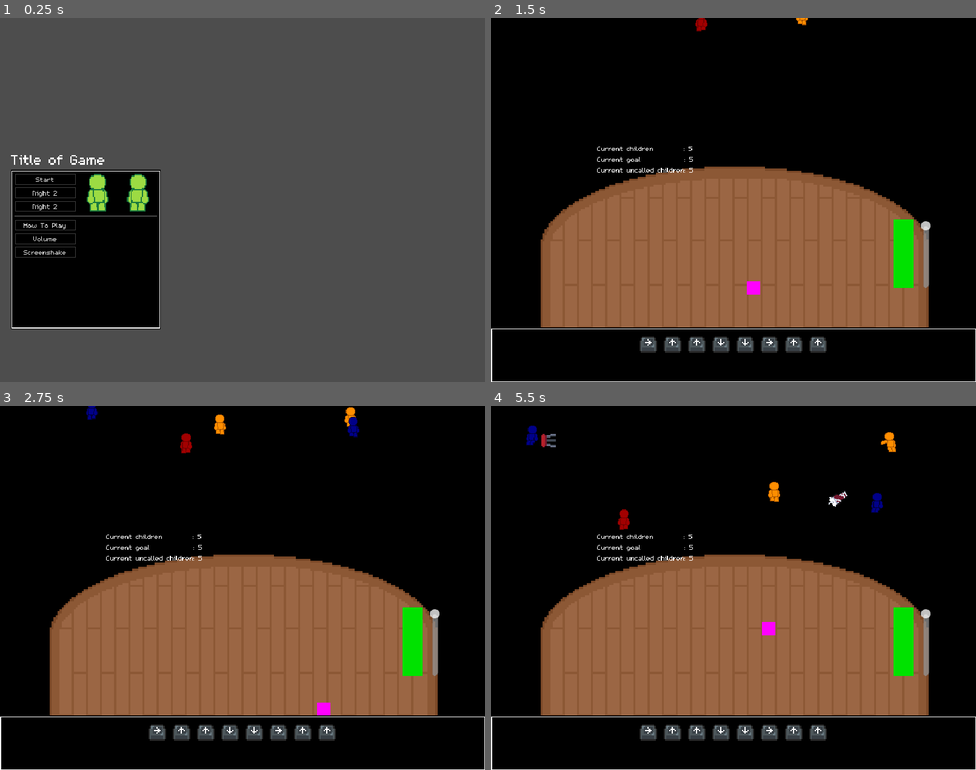
Above: before the commit, frames 1-4 (two rows, left to right).
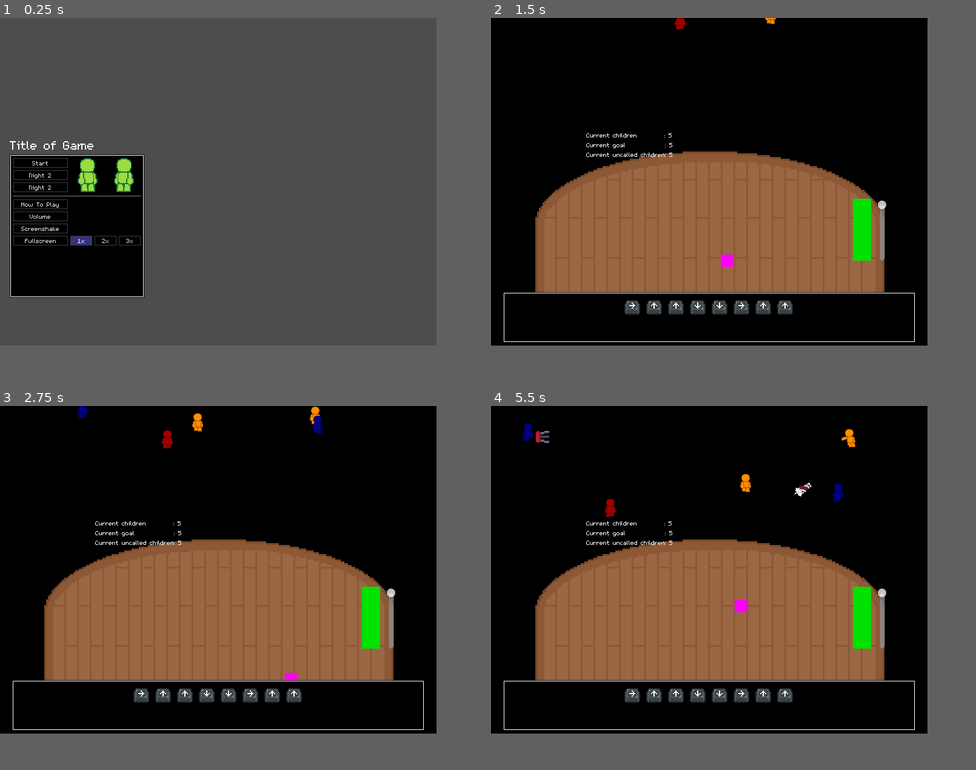
Above: after the commit, the same moments.

Repository: InRe-Dan/MiniJameGam34
Game: Godot game, scene res://menus/main_menu.tscn
Two runs of this game, one before a commit and one after it. Both use one fixed random seed, a clock stepped at 60 frames per second and the inputs below.
Inputs:
- Up to frame 1 (0.25 s): no input
- Up to frame 2 (1.5 s): click "Night 2" at 0.5 s; tap Enter at 1.25 s; hold D (move_right) from 1.28 s (still down)
- Up to frame 3 (2.75 s): release D (move_right) at 2.03 s; hold S (move_down) from 2.03 s (still down)
- Up to frame 4 (5.5 s): release S (move_down) at 2.78 s; hold D (move_right) 2.78-3.53 s; hold W (move_up) 3.53-4.28 s; hold A (move_left) from 4.28 s (still down)
In our replay, the window is 800x600 before the commit and 720x540 after it. These sizes can differ from the game's own. Grey fills any space a smaller window leaves; there, only what the larger window draws over its background counts as a difference.

The runs differ from the first frame. In frame 1, 7.3% of the frame differs, in the area x 2-34%, y 33-86%; in frame 2, 16%; in frame 3, 17%; in frame 4, 17%, in the area x 0-100%, y 4-100%.

Commit message:
Added scaling options

Diff:
--- a/Main/main.tscn
+++ b/Main/main.tscn
@@ -192,29 +192,32 @@
 
 [node name="JokeSystem" type="Node" parent="." node_paths=PackedStringArray("keypress_prompt_container", "dialogue_container")]
 script = ExtResource("3_wbmed")
-keypress_prompt_container = NodePath("CenterContainer/VBoxContainer/PromptContainer")
-dialogue_container = NodePath("CenterContainer/VBoxContainer/DialogueContainer")
-
-[node name="CenterContainer" type="MarginContainer" parent="JokeSystem"]
-offset_left = -5.0
-offset_top = 455.0
-offset_right = 725.0
-offset_bottom = 545.0
-
-[node name="Panel" type="Panel" parent="JokeSystem/CenterContainer"]
+keypress_prompt_container = NodePath("MarginContainer/VBoxContainer/PromptContainer")
+dialogue_container = NodePath("MarginContainer/VBoxContainer/DialogueContainer")
+
+[node name="MarginContainer" type="MarginContainer" parent="JokeSystem"]
+offset_top = 447.0
+offset_right = 720.0
+offset_bottom = 540.0
+theme_override_constants/margin_left = 20
+theme_override_constants/margin_top = 5
+theme_override_constants/margin_right = 20
+theme_override_constants/margin_bottom = 5
+
+[node name="Panel" type="Panel" parent="JokeSystem/MarginContainer"]
 custom_minimum_size = Vector2(30, 30)
 layout_mode = 2
 
-[node name="VBoxContainer" type="VBoxContainer" parent="JokeSystem/CenterContainer"]
-layout_mode = 2
-
-[node name="PromptContainer" type="CenterContainer" parent="JokeSystem/CenterContainer/VBoxContainer"]
+[node name="VBoxContainer" type="VBoxContainer" parent="JokeSystem/MarginContainer"]
+layout_mode = 2
+
+[node name="PromptContainer" type="CenterContainer" parent="JokeSystem/MarginContainer/VBoxContainer"]
 z_index = 10
 custom_minimum_size = Vector2(0, 50)
 layout_mode = 2
 size_flags_vertical = 0
 
-[node name="DialogueContainer" parent="JokeSystem/CenterContainer/VBoxContainer" instance=ExtResource("8_mh3dp")]
+[node name="DialogueContainer" parent="JokeSystem/MarginContainer/VBoxContainer" instance=ExtResource("8_mh3dp")]
 layout_mode = 2
 size_flags_vertical = 0
 
--- a/menus/main_menu.gd
+++ b/menus/main_menu.gd
@@ -7,6 +7,11 @@
 @onready var vol_slider : HSlider = %Volumeslider
 @onready var screen_button : Button = %Screenshake
 @onready var screen_slider : HSlider = %Screenslider
+@onready var fullscreen : Button = %Fullscreen
+@onready var x1 : Button = %"1x"
+@onready var x2 : Button = %"2x"
+@onready var x3 : Button = %"3x"
+var base_size : Vector2i = Vector2i(720, 540)
 
 func _ready() -> void:
 	if Globals.level_reached > 1:
@@ -43,3 +48,19 @@
 func _on_screenslider_changed() -> void:
 	# TODO
 	pass # Replace with function body.
+
+func _on_fullscreen_toggled(toggled_on: bool) -> void:
+	if toggled_on:
+		DisplayServer.window_set_mode(DisplayServer.WINDOW_MODE_EXCLUSIVE_FULLSCREEN)
+func _on_1x_toggled(toggled_on: bool) -> void:
+	if toggled_on:
+		DisplayServer.window_set_mode(DisplayServer.WINDOW_MODE_WINDOWED)
+		get_viewport().size = (base_size * 1)
+func _on_2x_toggled(toggled_on : bool) -> void:
+	if toggled_on:
+		DisplayServer.window_set_mode(DisplayServer.WINDOW_MODE_WINDOWED)
+		get_viewport().size = (base_size * 2)
+func _on_3x_toggled(toggled_on: bool) -> void:
+	if toggled_on:
+		DisplayServer.window_set_mode(DisplayServer.WINDOW_MODE_WINDOWED)
+		get_viewport().size = (base_size * 3)
--- a/menus/main_menu.tscn
+++ b/menus/main_menu.tscn
@@ -6,6 +6,8 @@
 [sub_resource type="AtlasTexture" id="AtlasTexture_iex4f"]
 atlas = ExtResource("1_y415b")
 region = Rect2(103, 2, 18, 30)
+
+[sub_resource type="ButtonGroup" id="ButtonGroup_ny88f"]
 
 [node name="Main Menu" type="Control"]
 texture_filter = 1
@@ -137,6 +139,51 @@
 size_flags_vertical = 4
 value = 50.0
 
+[node name="HBoxContainer4" type="HBoxContainer" parent="HBoxContainer/PanelContainer/MarginContainer/HBoxContainer"]
+layout_mode = 2
+
+[node name="Fullscreen" type="Button" parent="HBoxContainer/PanelContainer/MarginContainer/HBoxContainer/HBoxContainer4"]
+unique_name_in_owner = true
+custom_minimum_size = Vector2(90, 0)
+layout_mode = 2
+size_flags_horizontal = 0
+focus_mode = 0
+toggle_mode = true
+button_group = SubResource("ButtonGroup_ny88f")
+text = "Fullscreen
+"
+
+[node name="1x" type="Button" parent="HBoxContainer/PanelContainer/MarginContainer/HBoxContainer/HBoxContainer4"]
+unique_name_in_owner = true
+custom_minimum_size = Vector2(30, 0)
+layout_mode = 2
+size_flags_horizontal = 3
+focus_mode = 0
+toggle_mode = true
+button_pressed = true
+button_group = SubResource("ButtonGroup_ny88f")
+text = "1x"
+
+[node name="2x" type="Button" parent="HBoxContainer/PanelContainer/MarginContainer/HBoxContainer/HBoxContainer4"]
+unique_name_in_owner = true
+custom_minimum_size = Vector2(30, 0)
+layout_mode = 2
+size_flags_horizontal = 3
+focus_mode = 0
+toggle_mode = true
+button_group = SubResource("ButtonGroup_ny88f")
+text = "2x"
+
+[node name="3x" type="Button" parent="HBoxContainer/PanelContainer/MarginContainer/HBoxContainer/HBoxContainer4"]
+unique_name_in_owner = true
+custom_minimum_size = Vector2(30, 0)
+layout_mode = 2
+size_flags_horizontal = 3
+focus_mode = 0
+toggle_mode = true
+button_group = SubResource("ButtonGroup_ny88f")
+text = "3x"
+
 [connection signal="pressed" from="HBoxContainer/PanelContainer/MarginContainer/HBoxContainer/HBoxContainer3/VBoxContainer/Start" to="." method="_on_start_pressed"]
 [connection signal="pressed" from="HBoxContainer/PanelContainer/MarginContainer/HBoxContainer/HBoxContainer3/VBoxContainer/Night2" to="." method="_on_night_2_pressed"]
 [connection signal="pressed" from="HBoxContainer/PanelContainer/MarginContainer/HBoxContainer/HBoxContainer3/VBoxContainer/Night3" to="." method="_on_night_3_pressed"]
@@ -144,3 +191,7 @@
 [connection signal="changed" from="HBoxContainer/PanelContainer/MarginContainer/HBoxContainer/HBoxContainer/Volumeslider" to="." method="_on_volumeslider_changed"]
 [connection signal="toggled" from="HBoxContainer/PanelContainer/MarginContainer/HBoxContainer/HBoxContainer2/Screenshake" to="." method="_on_screenshake_toggled"]
 [connection signal="changed" from="HBoxContainer/PanelContainer/MarginContainer/HBoxContainer/HBoxContainer2/Screenslider" to="." method="_on_screenslider_changed"]
+[connection signal="toggled" from="HBoxContainer/PanelContainer/MarginContainer/HBoxContainer/HBoxContainer4/Fullscreen" to="." method="_on_fullscreen_toggled"]
+[connection signal="toggled" from="HBoxContainer/PanelContainer/MarginContainer/HBoxContainer/HBoxContainer4/1x" to="." method="_on_1x_toggled"]
+[connection signal="toggled" from="HBoxContainer/PanelContainer/MarginContainer/HBoxContainer/HBoxContainer4/2x" to="." method="_on_2x_toggled"]
+[connection signal="toggled" from="HBoxContainer/PanelContainer/MarginContainer/HBoxContainer/HBoxContainer4/3x" to="." method="_on_3x_toggled"]
--- a/project.godot
+++ b/project.godot
@@ -23,8 +23,7 @@
 
 window/size/viewport_width=720
 window/size/viewport_height=540
-window/size/window_width_override=1080
-window/size/window_height_override=810
+window/size/resizable=false
 window/stretch/mode="viewport"
 window/vsync/vsync_mode=0
 
Not shown: 1 places in menus/main_menu.tscn that only renumber resources
